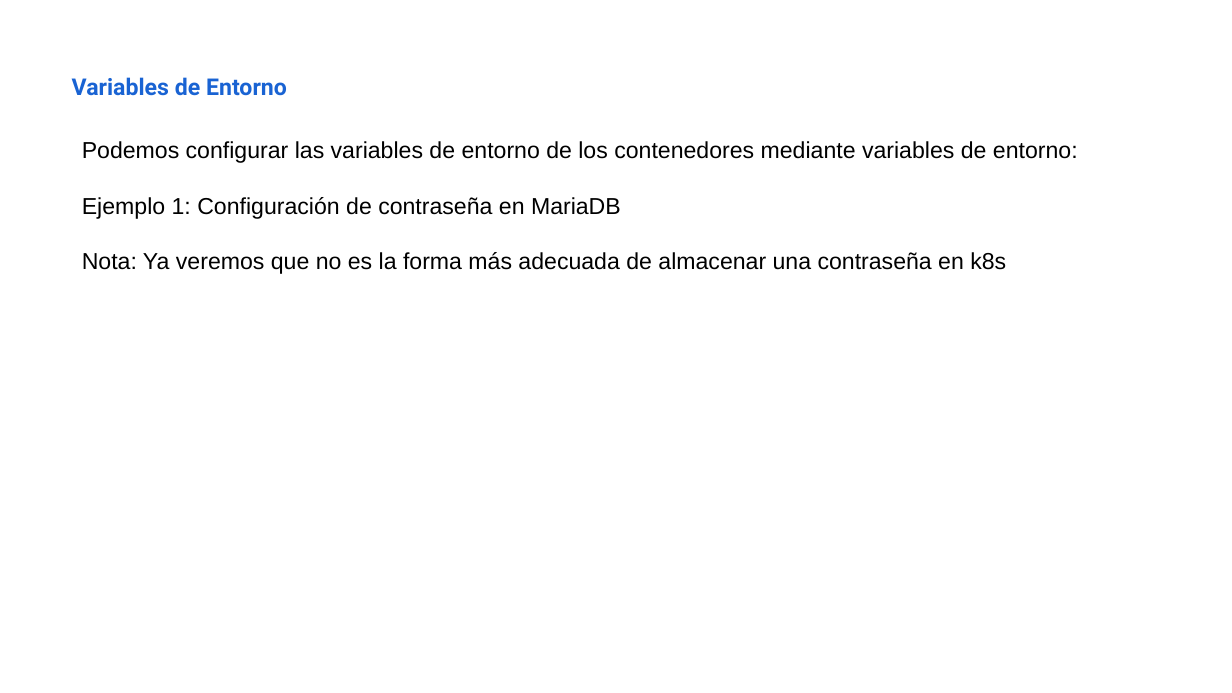
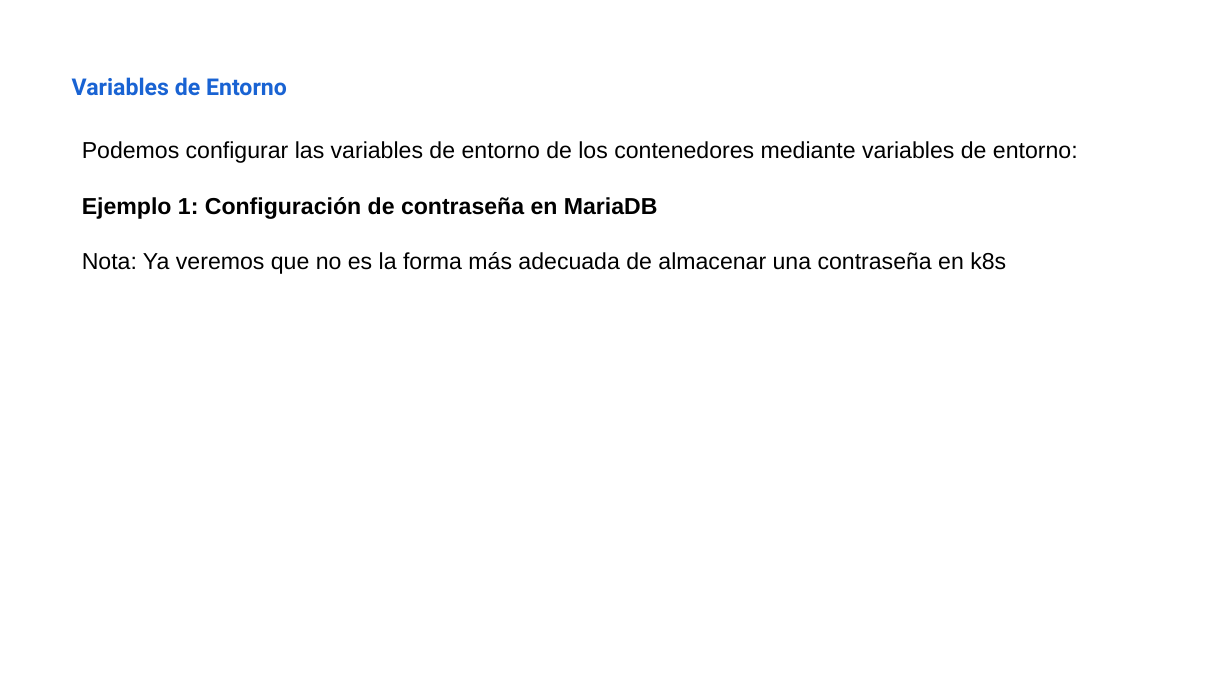
Before and after one commit to iesgn/kubernetes-storm, a slide deck: slide 2 of unidad3/presentacion_unidad3-3.odp. Drawn at 1232x693 pixels with LibreOffice and Linux fonts; fonts in the diff are those of the drawing. Boxes give left, top, right and bottom in pixels: in the first picture for what was removed or moved away, otherwise in the second. Text is boxed around its words. In the diff, an @@ line names an element or a change of style, - is before the commit and + after.

```diff
--- a/unidad3/presentacion_unidad3-3.odp
+++ b/unidad3/presentacion_unidad3-3.odp
@@ text at box(82, 197, 658, 219): bold on in "Ejemplo 1: Configuración de contraseña en MariaDB" @@
```
Also in this commit, not shown: 7 other slides changed, 3 slides added, 8 slides removed, 2 other files.
